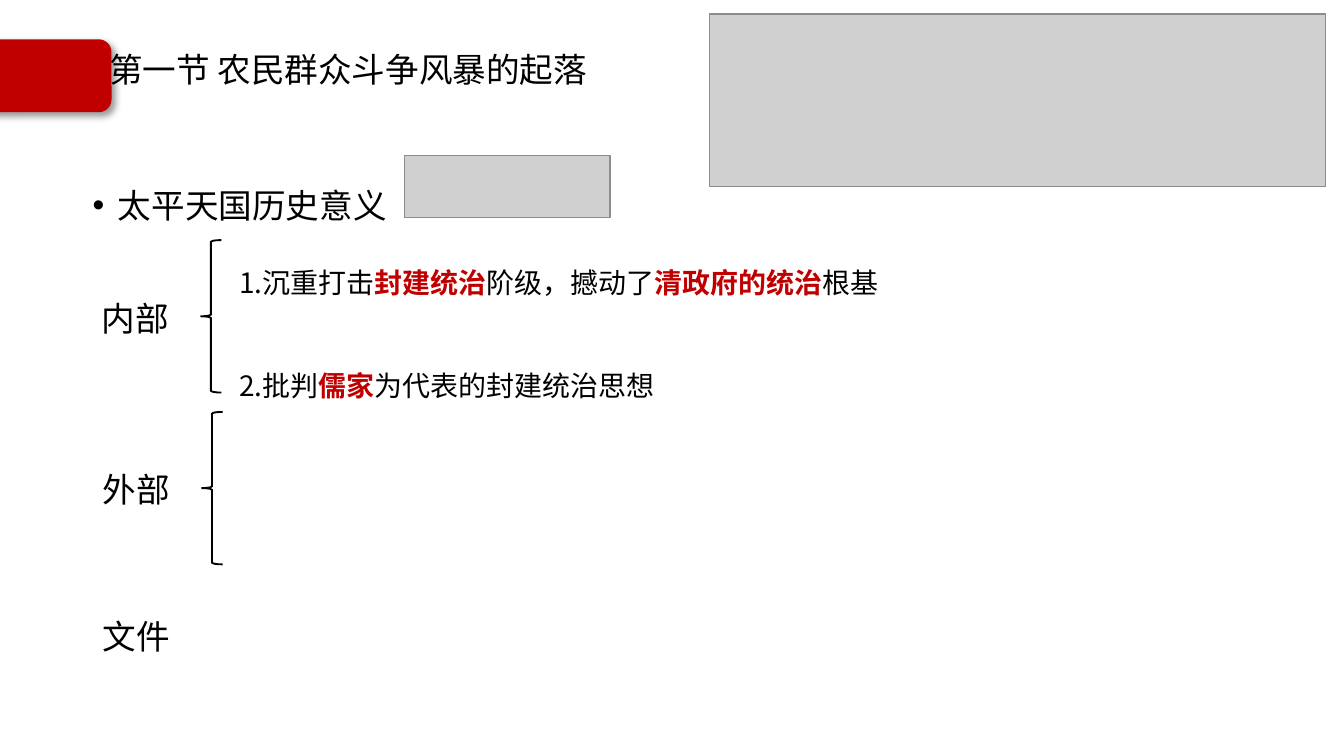
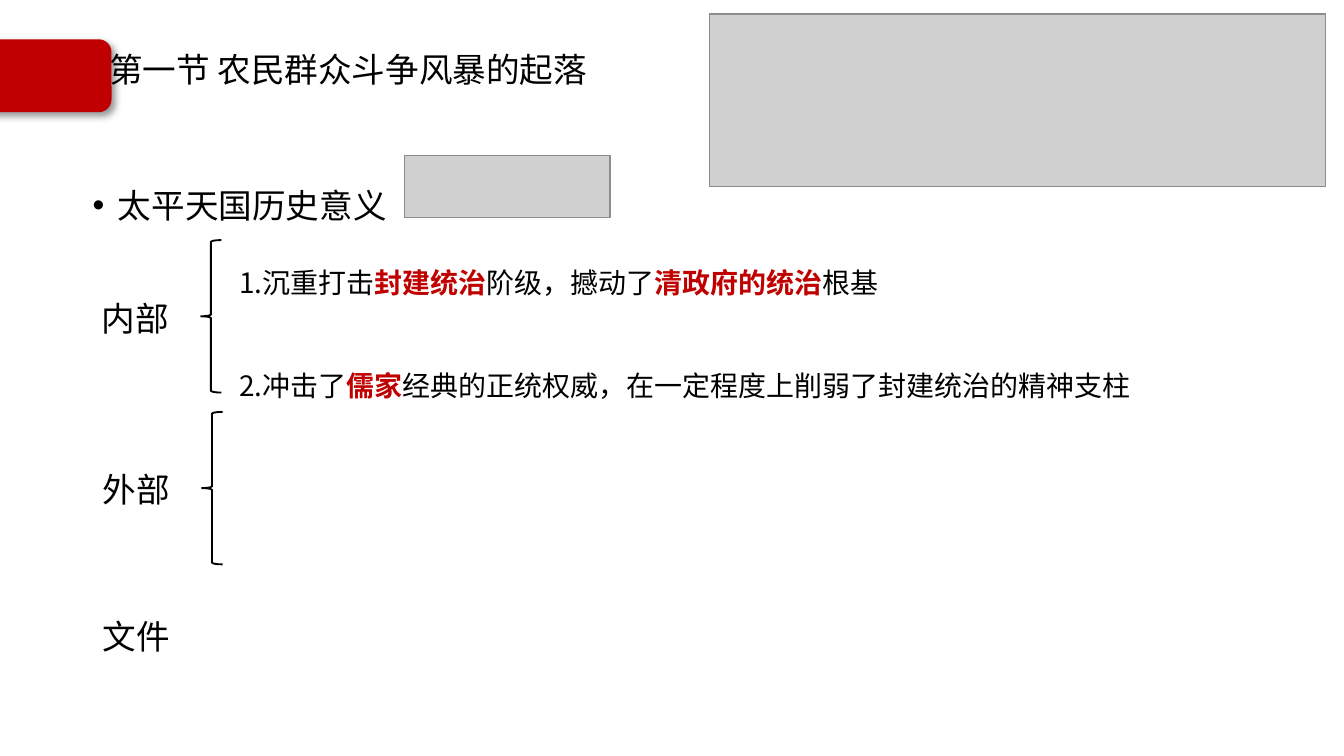
Before and after one commit to Call-me-zhy/tangtang, a slide deck: slide 24 of 5 中国近现代史纲要/课件/中国近现代史纲要精讲2.pptx. Drawn at 1344x756 pixels with LibreOffice and Linux fonts; fonts in the diff are those of the drawing; grey boxes stand for pictures; background and template pictures are left out. Boxes give left, top, right and bottom in pixels: in the first picture for what was removed or moved away, otherwise in the second. Text is boxed around its words. In the diff, an @@ line names an element or a change of style, - is before the commit and + after.

```diff
--- a/5 中国近现代史纲要/课件/中国近现代史纲要精讲2.pptx
+++ b/5 中国近现代史纲要/课件/中国近现代史纲要精讲2.pptx
@@ text at [239, 372, 1130, 399]: text changed @@
-2.批判儒家为代表的封建统治思想
+2.冲击了儒家经典的正统权威，在一定程度上削弱了封建统治的精神支柱
```
Also in this commit, not shown: 25 other slides changed, 1 slide added, 2 other files.
